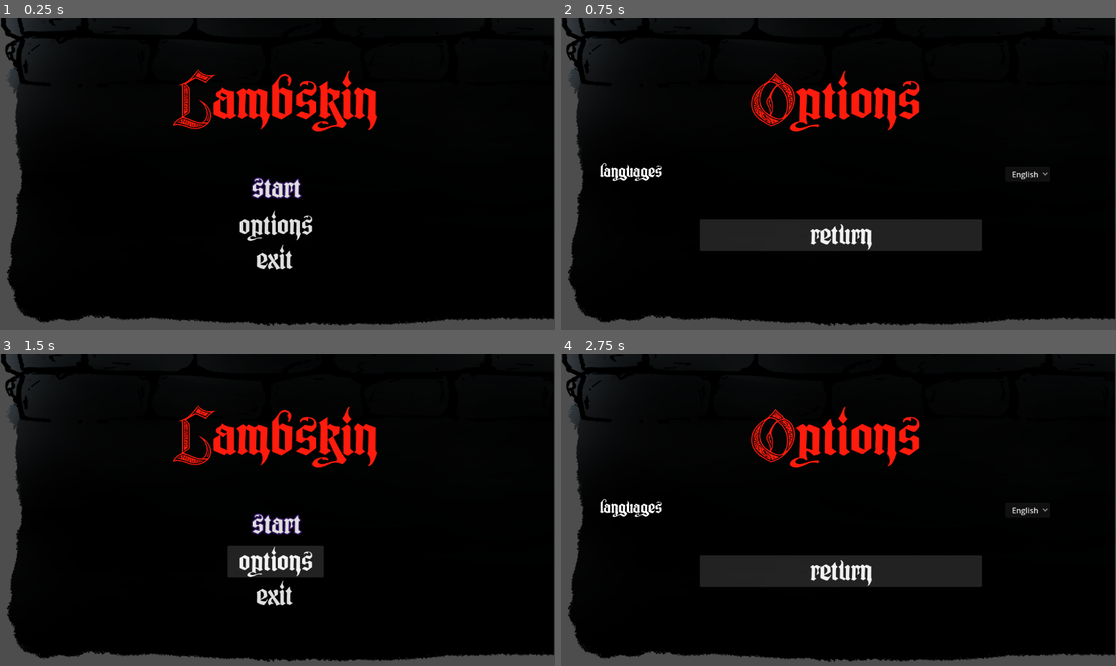
Above: before the commit, frames 1-4 (two rows, left to right).
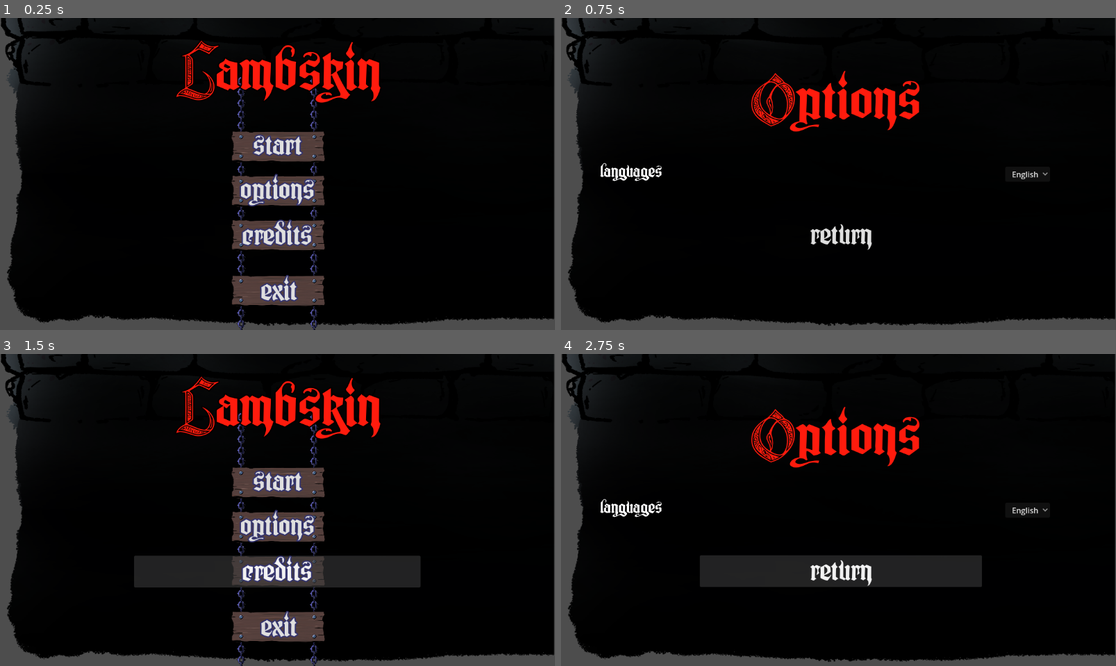
Above: after the commit, the same moments.

Repository: matias0621/Lambskin
Game: Godot game, scene res://scenes/UI/main_menu.tscn
The game is run twice, just before and just after one commit, with the same random seed, the same clock (stepped at 60 frames per second) and the same inputs. The project has no main scene, so this scene is started directly.
Inputs (mouse positions are in pixels of both pictures, inside the frame that each line leads up to):
- Up to frame 1 (0.25 s): no input
- Up to frame 2 (0.75 s): click "options" at 0.5 s
- Up to frame 3 (1.5 s): click "return" at 1.25 s
- Up to frame 4 (2.75 s): click (838, 572) at 2 s, where only the run after the commit has a clickable "credits"

The runs differ from the first frame. In frame 1, 12% of the frame differs, in the area x 31-69%, y 7-100%; in frame 2, 4.8%; in frame 3, 16%, in the area x 24-76%, y 7-100%; in frame 4, nothing differs.

Commit message:
pequeños arreglos

Diff:
--- a/localization_key.csv
+++ b/localization_key.csv
@@ -10,3 +10,4 @@
 CONTINUE_BUTTON,continuar,continue
 LOBBY_TEXT1,Presione cualquier botón para unirse,Press any button to join
 LOBBY_TEXT2,Presione R o X para estar listo,Press R or X to ready up
+CREDITS_BUTTON,créditos,credits
--- a/project.godot
+++ b/project.godot
@@ -23,6 +23,11 @@
 [editor_plugins]
 
 enabled=PackedStringArray("res://addons/multiplayer_input/plugin.cfg")
+
+[filesystem]
+
+import/blender/enabled.android=true
+import/blender/enabled.web=true
 
 [global_group]
 
--- a/scenes/UI/main_menu.tscn
+++ b/scenes/UI/main_menu.tscn
@@ -2,6 +2,7 @@
 
 [ext_resource type="Script" uid="uid://b3nhjrng4qjc4" path="res://scenes/UI/main_menu.gd" id="1_yonvy"]
 [ext_resource type="Texture2D" uid="uid://cpbhthp3fqvtw" path="res://stage/Pared arriba modulo.png" id="2_tfcbk"]
+[ext_resource type="Texture2D" uid="uid://dfjuuxiywbh78" path="res://scenes/UI/menus_cadena_panel.png" id="3_bm8t2"]
 [ext_resource type="FontFile" uid="uid://drk66osvohoaj" path="res://scenes/UI/GotikaOrnament_PERSONAL_USE_ONLY.otf" id="3_e2p27"]
 [ext_resource type="Script" uid="uid://c6oloh00iwhus" path="res://scenes/UI/iniciar.gd" id="4_e2p27"]
 [ext_resource type="Script" uid="uid://chsy8d62b3m6v" path="res://scenes/UI/opciones.gd" id="5_bm8t2"]
@@ -28,33 +29,45 @@
 mesh = SubResource("BoxMesh_e2p27")
 texture = ExtResource("2_tfcbk")
 
+[node name="MenusCadenaPanel" type="Sprite2D" parent="." unique_id=1003274669]
+position = Vector2(581, 400)
+scale = Vector2(0.3, 0.3)
+texture = ExtResource("3_bm8t2")
+
 [node name="Titulo" type="Label" parent="." unique_id=1011718068]
 layout_mode = 1
-anchors_preset = 8
+anchors_preset = -1
 anchor_left = 0.5
-anchor_top = 0.5
+anchor_top = 0.165
 anchor_right = 0.5
-anchor_bottom = 0.5
-offset_left = -425.0
-offset_top = -217.0
-offset_right = 414.0
-offset_bottom = -79.5
+anchor_bottom = 0.165
+offset_left = -418.0
+offset_top = -59.920006
+offset_right = 421.0
+offset_bottom = 77.579994
 grow_horizontal = 2
 grow_vertical = 2
 theme_override_colors/font_color = Color(1, 0.105882354, 0.050980393, 1)
+theme_override_colors/font_outline_color = Color(0, 0, 0, 1)
 theme_override_constants/line_spacing = 116
+theme_override_constants/outline_size = 10
 theme_override_fonts/font = ExtResource("3_e2p27")
 theme_override_font_sizes/font_size = 100
 text = "MENU_TITLE"
 horizontal_alignment = 1
 
 [node name="Iniciar" type="Button" parent="." unique_id=849008356]
-layout_mode = 0
-offset_left = 460.0
-offset_top = 321.0
-offset_right = 689.0
-offset_bottom = 387.0
-theme_override_colors/font_outline_color = Color(0.17746419, 0.06680426, 0.35045722, 1)
+layout_mode = 1
+anchors_preset = -1
+anchor_left = 0.5
+anchor_top = 0.45200002
+anchor_right = 0.5
+anchor_bottom = 0.45200002
+offset_left = -265.0
+offset_top = -60.896027
+offset_right = 265.0
+offset_bottom = 5.1039734
+theme_override_colors/font_outline_color = Color(0.20142931, 0.19998932, 0.43083635, 1)
 theme_override_constants/outline_size = 10
 theme_override_fonts/font = ExtResource("3_e2p27")
 theme_override_font_sizes/font_size = 50
@@ -65,17 +78,19 @@
 
 [node name="Opciones" type="Button" parent="." unique_id=554071408]
 layout_mode = 1
-anchors_preset = 8
+anchors_preset = -1
 anchor_left = 0.5
-anchor_top = 0.5
+anchor_top = 0.592
 anchor_right = 0.5
-anchor_bottom = 0.5
-offset_left = -104.0
-offset_top = 74.0
-offset_right = 96.0
-offset_bottom = 140.0
+anchor_bottom = 0.592
+offset_left = -279.0
+offset_top = -59.615997
+offset_right = 278.0
+offset_bottom = 6.3840027
 grow_horizontal = 2
 grow_vertical = 2
+theme_override_colors/font_outline_color = Color(0.20142931, 0.19998932, 0.43083635, 1)
+theme_override_constants/outline_size = 10
 theme_override_fonts/font = ExtResource("3_e2p27")
 theme_override_font_sizes/font_size = 50
 theme_override_styles/normal = SubResource("StyleBoxEmpty_3h7gc")
@@ -83,19 +98,43 @@
 icon_alignment = 1
 script = ExtResource("5_bm8t2")
 
+[node name="Creditos" type="Button" parent="." unique_id=925510259]
+layout_mode = 1
+anchors_preset = -1
+anchor_left = 0.499
+anchor_top = 0.72700006
+anchor_right = 0.5
+anchor_bottom = 0.72700006
+offset_left = -296.84802
+offset_top = -52.09604
+offset_right = 297.0
+offset_bottom = 13.903961
+grow_horizontal = 2
+grow_vertical = 2
+theme_override_colors/font_outline_color = Color(0.20142931, 0.19998932, 0.43083635, 1)
+theme_override_constants/outline_size = 10
+theme_override_fonts/font = ExtResource("3_e2p27")
+theme_override_font_sizes/font_size = 50
+theme_override_styles/normal = SubResource("StyleBoxEmpty_3h7gc")
+text = "CREDITS_BUTTON"
+icon_alignment = 1
+script = ExtResource("5_bm8t2")
+
 [node name="Salir" type="Button" parent="." unique_id=2039364443]
 layout_mode = 1
-anchors_preset = 8
+anchors_preset = -1
 anchor_left = 0.5
-anchor_top = 0.5
+anchor_top = 0.91400003
 anchor_right = 0.5
-anchor_bottom = 0.5
-offset_left = -106.0
-offset_top = 145.0
-offset_right = 94.0
-offset_bottom = 211.0
+anchor_bottom = 0.91400003
+offset_left = -222.0
+offset_top = -58.272034
+offset_right = 229.0
+offset_bottom = 7.7279663
 grow_horizontal = 2
 grow_vertical = 2
+theme_override_colors/font_outline_color = Color(0.20142931, 0.19998932, 0.43083635, 1)
+theme_override_constants/outline_size = 10
 theme_override_fonts/font = ExtResource("3_e2p27")
 theme_override_font_sizes/font_size = 50
 theme_override_styles/normal = SubResource("StyleBoxEmpty_3h7gc")
@@ -105,4 +144,5 @@
 
 [connection signal="pressed" from="Iniciar" to="Iniciar" method="_on_pressed"]
 [connection signal="pressed" from="Opciones" to="Opciones" method="_on_pressed"]
+[connection signal="pressed" from="Creditos" to="Creditos" method="_on_pressed"]
 [connection signal="pressed" from="Salir" to="Salir" method="_on_pressed"]
Binary file changed: localization_key.en.translation
Binary file changed: localization_key.es.translation
Binary file added: scenes/UI/menus_cadena_panel.png
Not shown, added: scenes/UI/menus_cadena_panel.png.import
Binary file added: scenes/UI/rebrand-Lambskin.png
Not shown, added: scenes/UI/rebrand-Lambskin.png.import
